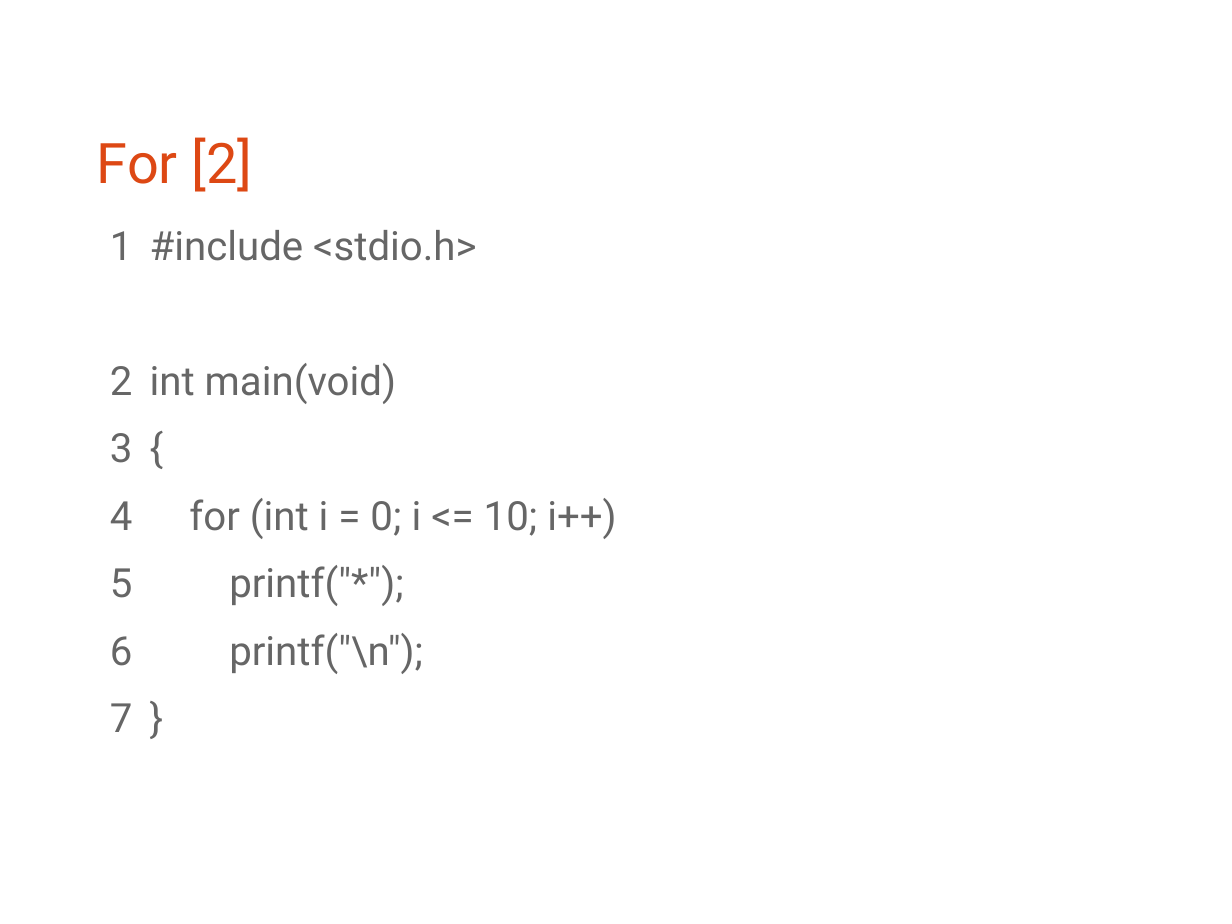
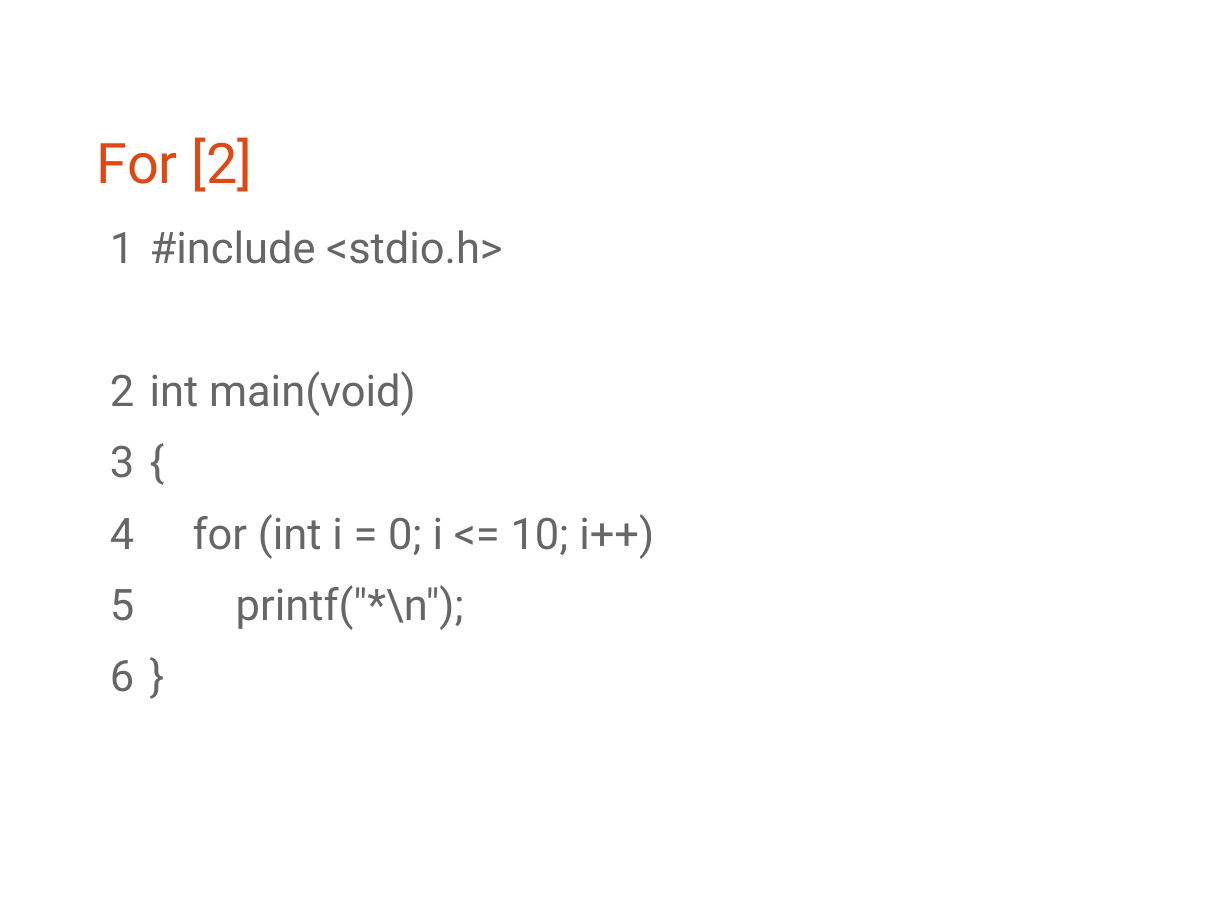
Before and after one commit to bagustris/prokom-tf, a slide deck: slide 17 of prokom1.odp (slide 16 before the commit). Drawn at 1232x924 pixels with LibreOffice and Linux fonts; fonts in the diff are those of the drawing. Boxes give left, top, right and bottom in pixels: in the first picture for what was removed or moved away, otherwise in the second. Text is boxed around its words. In the diff, an @@ line names an element or a change of style, - is before the commit and + after.

```diff
--- a/prokom1.odp
+++ b/prokom1.odp
@@ text at <box>150,230,654,559</box>: size 25.9 to 28 pt in "#include <stdio.h>", "int main(void)", "{", "for (int i = 0; i <= ..." and 1 more places @@
@@ text at <box>236,585,464,630</box>: text changed; size 25.9 to 28 pt @@
-5 printf("*");
-6 printf("\n");
+5 printf("*\n");
```
Also in this commit, not shown: 2 other slides changed, 2 slides added, 1 other file.
